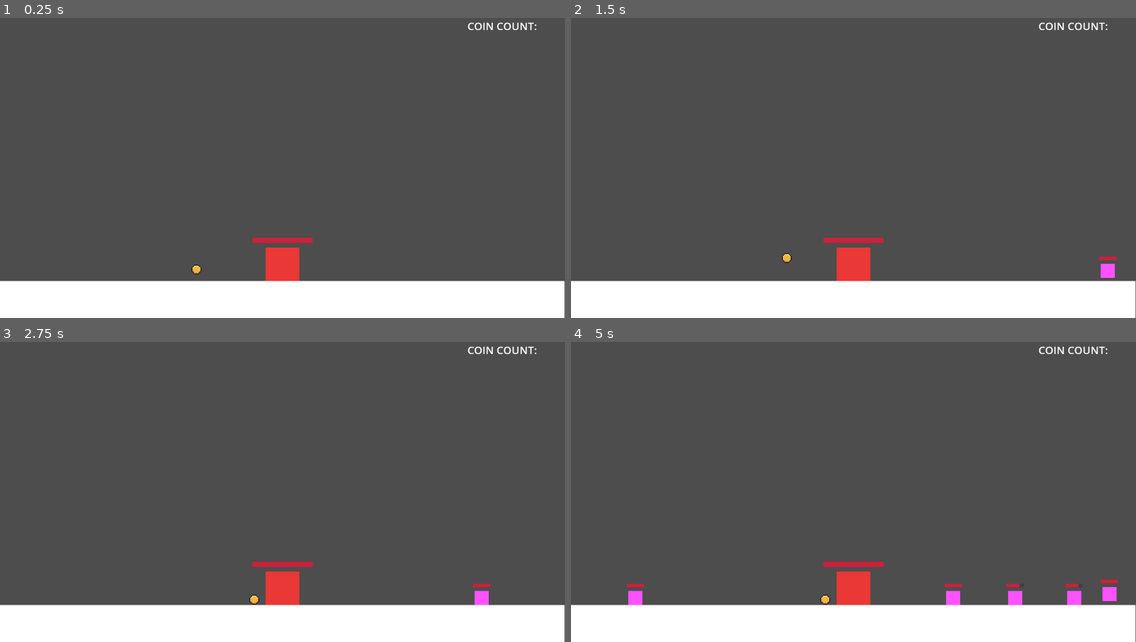
Above: before the commit, frames 1-4 (two rows, left to right).
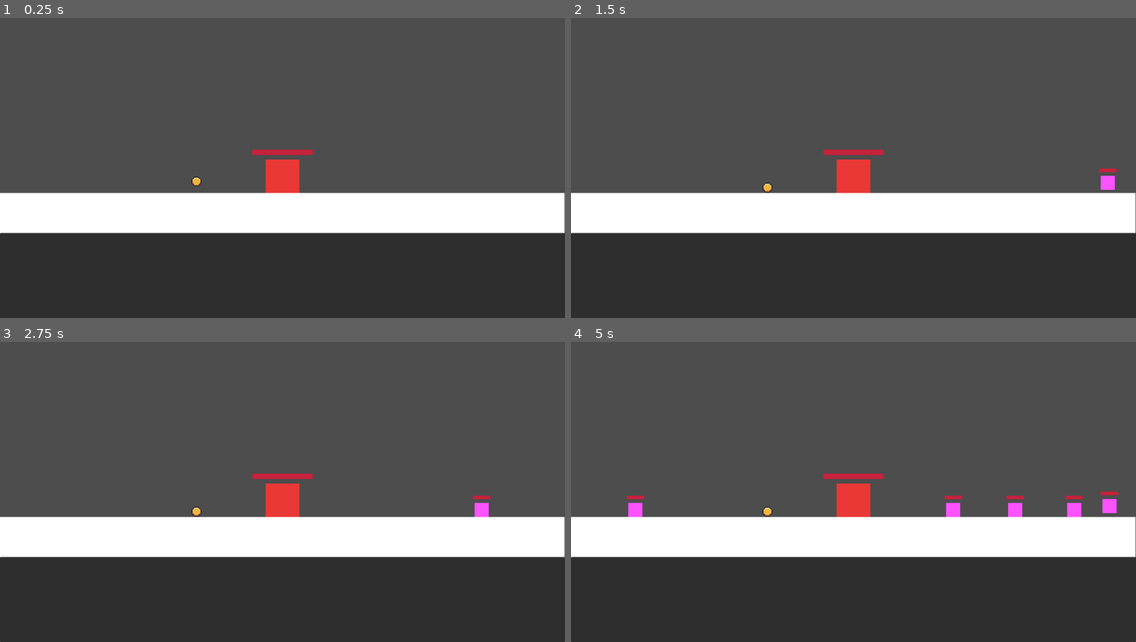
Above: after the commit, the same moments.

Repository: Caneris/Foxhold
Game: Godot game, scene res://scenes/main.tscn
The game is run twice, just before and just after one commit, with the same random seed, the same clock (stepped at 60 frames per second) and the same inputs.
Inputs (mouse positions are in pixels of both pictures, inside the frame that each line leads up to):
- Up to frame 1 (0.25 s): no input
- Up to frame 2 (1.5 s): tap Enter at 0.5 s; drag from (853, 264) to (910, 90) at 0.52 s; tap Space at 1.25 s; drag from (768, 276) to (825, 222) at 1.27 s
- Up to frame 3 (2.75 s): move the mouse to (514, 597) at 2.02 s; click (514, 597) at 2.17 s
- Up to frame 4 (5 s): drag from (825, 546) to (684, 435) at 2.77 s; drag from (1079, 597) to (853, 588) at 3.52 s; drag from (1107, 597) to (768, 405) at 4.27 s

The runs differ from the first frame. In frame 1, 43% of the frame differs, in the area x 0-100%, y 1-100%; in frame 2, 43%; in frame 3, 43%; in frame 4, 44%.

Commit message:
setting up new ui

Diff:
--- a/scenes/main.tscn
+++ b/scenes/main.tscn
@@ -18,25 +18,26 @@
 [node name="UI" parent="UI_Layer" instance=ExtResource("2_85g3d")]
 
 [node name="Floor" parent="." instance=ExtResource("1_0wfyh")]
-position = Vector2(0, 631.309)
+position = Vector2(0, 432.784)
 
 [node name="Wall" parent="." instance=ExtResource("2_sugp2")]
-position = Vector2(-10.4112, 4.96291)
+position = Vector2(-10.4112, -193.562)
 
 [node name="Wall2" parent="." instance=ExtResource("2_sugp2")]
-position = Vector2(1290, 2.97787)
+position = Vector2(1290, -195.547)
 
 [node name="Heart" parent="." instance=ExtResource("3_sugp2")]
 unique_name_in_owner = true
-position = Vector2(639.589, 593.536)
+position = Vector2(639.589, 395.011)
 
 [node name="EnemyContainer" type="Node2D" parent="."]
-position = Vector2(-0.411221, 331.536)
+position = Vector2(-0.411221, 133.011)
 
 [node name="HouseContainer" type="Node2D" parent="."]
+position = Vector2(0, -198.525)
 
 [node name="EnemySpawner" parent="." instance=ExtResource("4_jyhfs")]
-position = Vector2(-0.411221, 331.536)
+position = Vector2(-0.411221, 133.011)
 break_interval = 10.0
 spawn_points_path = Array[NodePath]([NodePath("Position1"), NodePath("Position2")])
 enemy_container_path = NodePath("../EnemyContainer")
@@ -49,12 +50,13 @@
 
 [node name="Player" parent="." instance=ExtResource("6_tefeu")]
 unique_name_in_owner = true
-position = Vector2(-0.411221, 331.536)
+position = Vector2(-0.411221, 133.011)
 
 [node name="Coin" parent="." instance=ExtResource("7_o6xl0")]
-position = Vector2(445.284, 577.26)
+position = Vector2(445.284, 378.735)
 
 [node name="HousePositions" type="Node2D" parent="."]
+position = Vector2(0, -198.525)
 
 [node name="Position1" type="Marker2D" parent="HousePositions"]
 position = Vector2(347, 631.309)
--- a/scenes/ui.tscn
+++ b/scenes/ui.tscn
@@ -6,8 +6,35 @@
 
 [node name="UI" type="Control"]
 layout_mode = 3
-anchors_preset = 0
+anchors_preset = 15
+anchor_right = 1.0
+anchor_bottom = 1.0
+grow_horizontal = 2
+grow_vertical = 2
 script = ExtResource("1_nt7q6")
+
+[node name="BottomPanel" type="Panel" parent="."]
+layout_mode = 1
+anchors_preset = 15
+anchor_right = 1.0
+anchor_bottom = 1.0
+offset_top = 526.0
+grow_horizontal = 2
+grow_vertical = 2
+
+[node name="HBoxContainer" type="HBoxContainer" parent="BottomPanel"]
+layout_mode = 1
+anchors_preset = 15
+anchor_right = 1.0
+anchor_bottom = 1.0
+grow_horizontal = 2
+grow_vertical = 2
+
+[node name="StatsSection" type="VBoxContainer" parent="BottomPanel/HBoxContainer"]
+layout_mode = 2
+
+[node name="ActionSection" type="VBoxContainer" parent="BottomPanel/HBoxContainer"]
+layout_mode = 2
 
 [node name="CoinCountLabel" type="Label" parent="."]
 layout_mode = 1
Not shown: 1 places in scenes/coin.tscn that only renumber resources
